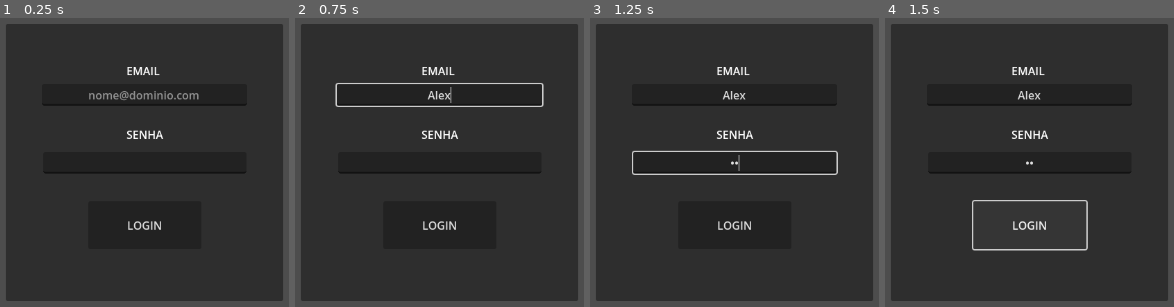
Above: before the commit, frames 1-4 (left to right).
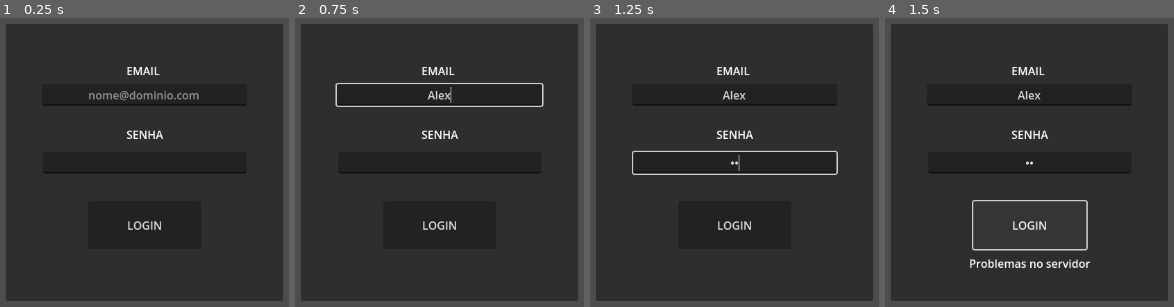
Above: after the commit, the same moments.

Repository: tiagoeo/Godot_Game_Aula_01
Game: Godot game, scene res://login.tscn
Two runs of this game, one before a commit and one after it. Both use one fixed random seed, a clock stepped at 60 frames per second and the inputs below. This scene is started directly instead of the project's main scene.
Inputs (mouse positions are in pixels of both pictures, inside the frame that each line leads up to):
- Up to frame 1 (0.25 s): no input
- Up to frame 2 (0.75 s): click (439, 96) at 0.52 s; type "Alex" at 0.6 s
- Up to frame 3 (1.25 s): click (734, 162) at 0.75 s; type "12" at 0.83 s
- Up to frame 4 (1.5 s): click "LOGIN" at 1.25 s

Frames 1-3 are identical in both runs. In frame 4, 0.7% of the frame differs, in the area x 29-71%, y 83-87%.

Commit message:
ADD Info Login

Diff:
--- a/login.gd
+++ b/login.gd
@@ -19,7 +19,11 @@
 		if (data != "Falha ao realizar o login!"):
 			get_tree().change_scene_to_file.bind("res://level_1.tscn").call_deferred()
 		else:
-			$Panel/lblError.text = "Falha no Login"
+			info_login("Falha no Login")
 	else:
-		print("Problemas no servidor")
+		info_login("Problemas no servidor")
 		$Panel/btnLogin.disabled = false
+
+func info_login(info) -> void:
+	$Panel/lblError.text = info
+	print(info)
